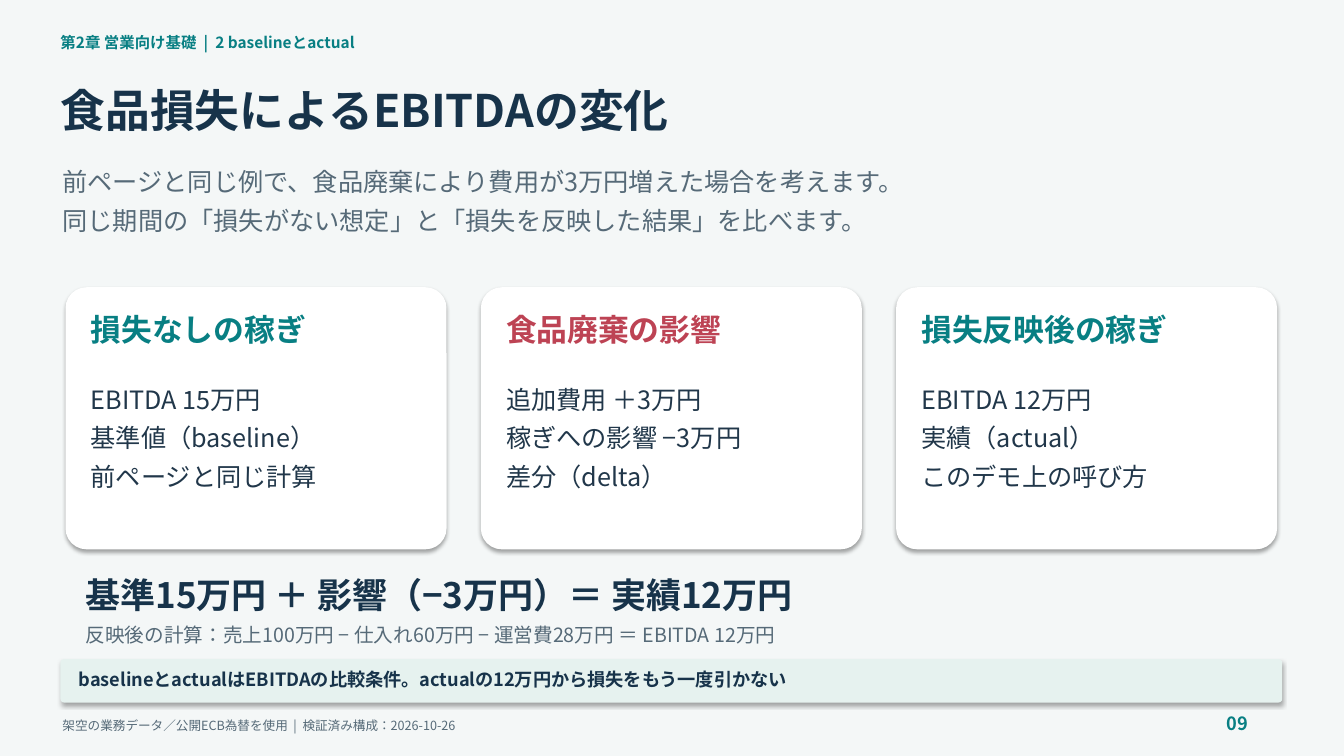
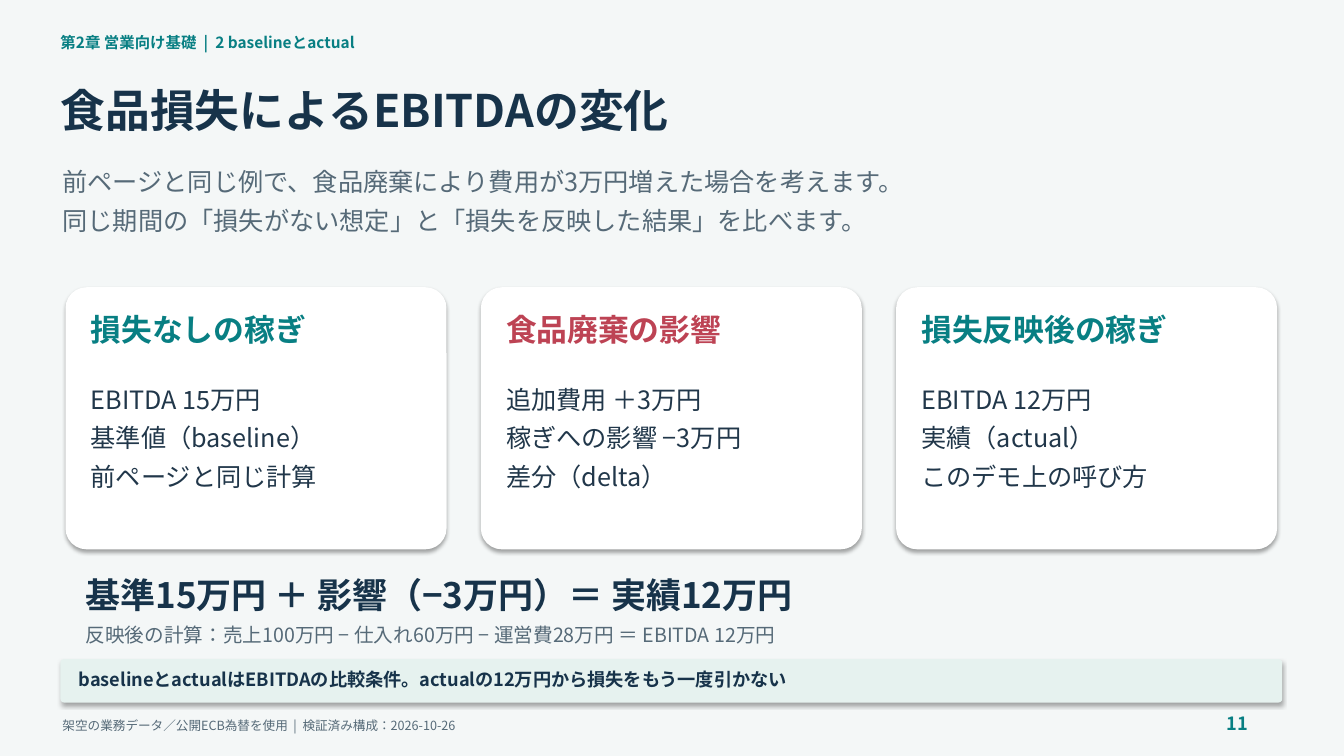
Before and after one commit to c-nova/FabricOntology_Trading, a slide deck: slide 11 of decks/TradingOntology_Demo_Presenter_Guide_JA.pptx (slide 9 before the commit). Drawn at 1344x756 pixels with LibreOffice and Linux fonts; fonts in the diff are those of the drawing. Boxes give left, top, right and bottom in pixels: in the first picture for what was removed or moved away, otherwise in the second. Text is boxed around its words. In the diff, an @@ line names an element or a change of style, - is before the commit and + after.

```diff
--- a/decks/TradingOntology_Demo_Presenter_Guide_JA.pptx
+++ b/decks/TradingOntology_Demo_Presenter_Guide_JA.pptx
@@ text at (1227,716,1248,730): text changed @@
-09
+11
```
Also in this commit, not shown: 52 other slides changed, 2 slides added, 4 other files.
